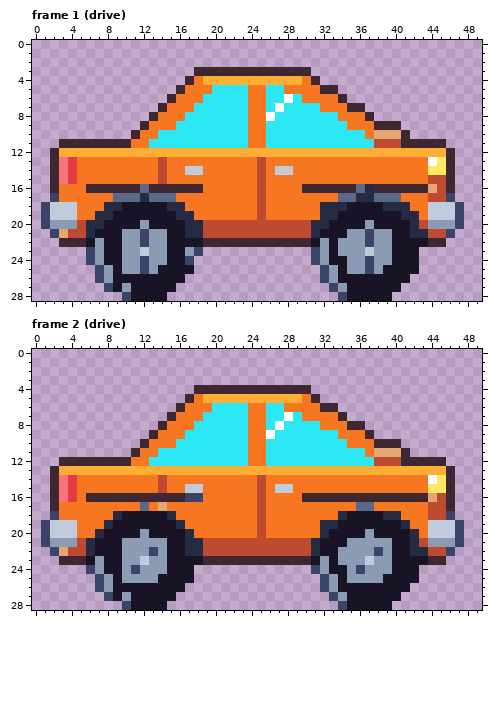
Two versions of one pixel-art file, art/ambient/ambient-car@69.aseprite. The picture above was drawn from the file before the commit.
50x29 pixels, 4 frames. Shown: frame 1 (drive), frame 2 (drive). The commit also changed other frames, which this record leaves out.
The result:
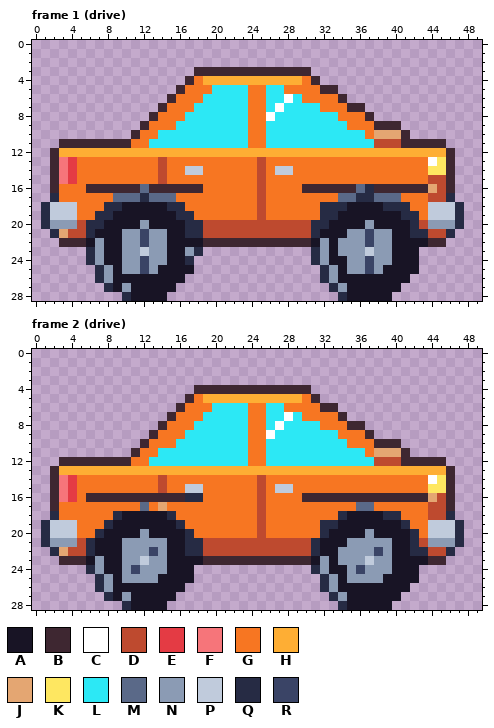
Palette (. is transparent): A #181425  B #3e2731  C #ffffff  D #be4a2f  E #e43b44  F #f6757a  G #f77622  H #feae34  J #e4a672  K #fee761  L #2ce8f5  M #5a6988  N #8b9bb4  P #c0cbdc  Q #262b44  R #3a4466
Difference:
Changed rows in their new state; - is an unchanged pixel.
Frame 1 (drive):
first column x 1:
17 -Q-------------------------------------------Q-
18 Q---------------------------------------------Q
19 Q---------------------------------------------Q
20 Q---------------------------------------------Q
21 -Q-------------------------------------------Q-
23 -----Q-----------Q------------Q----------------
24 -----Q----------Q-------------Q----------------
25 ------Q------------------------Q---------------
26 ------Q------------------------Q---------------
27 -------Q------------------------Q--------------
28 ---------Q-----------------------Q-------------
Frame 2 (drive):
first column x 1:
16 ----------------QQ-----------------------------
18 -Q-------------------------------------------Q-
19 Q---------------------------------------------Q
20 Q---------------------------------------------Q
21 Q---------------------------------------------Q
22 -Q-------------------------------------------Q-
24 -----Q------------------------Q----------------
25 ------Q------------------------Q---------------
26 ------Q------------------------Q---------------
27 -------Q------------------------Q--------------
28 ---------Q-----------------------Q-------------
